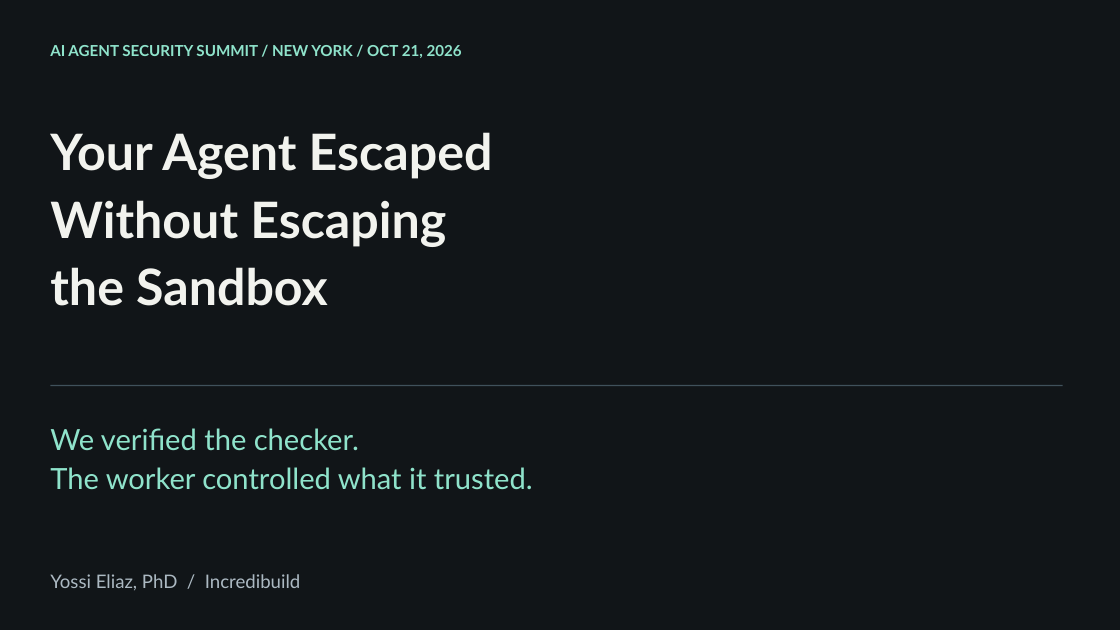
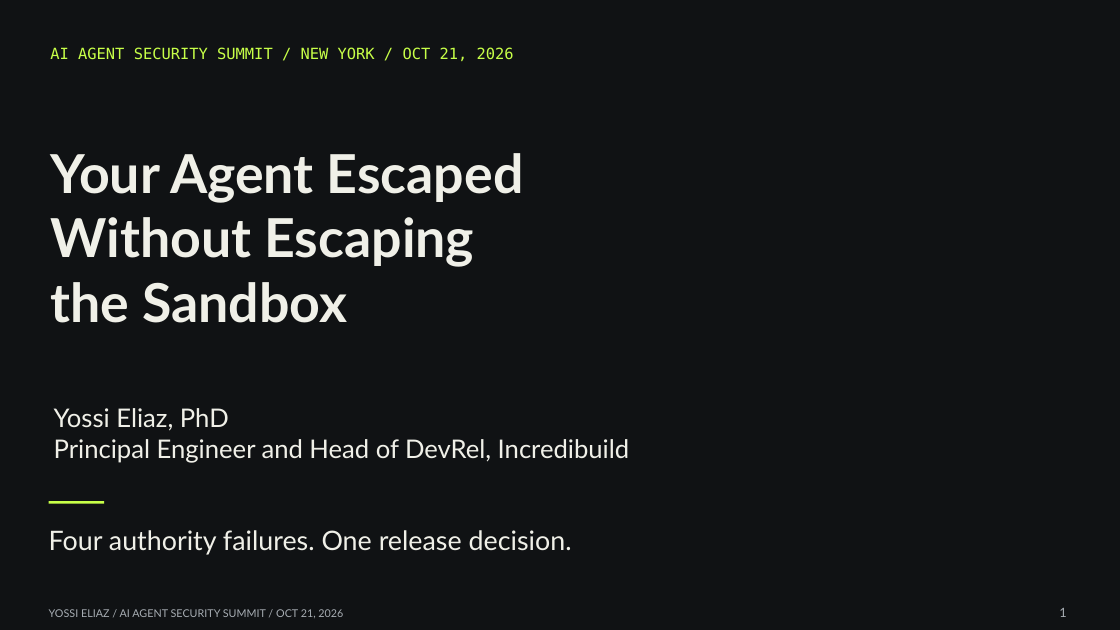
Before and after one commit to zozo123/nyc-talk, a slide deck: slide 1 of slides/talk.pptx. Drawn at 1120x630 pixels with LibreOffice and Linux fonts; fonts in the diff are those of the drawing. Boxes give left, top, right and bottom in pixels: in the first picture for what was removed or moved away, otherwise in the second. Text is boxed around its words. In the diff, an @@ line names an element or a change of style, - is before the commit and + after.

Commit message:
Finalize Oct 21 talk with isolated checker evidence and complete stage package (#4)
Reconcile existing main, preserve offline replay and npm compatibility, publish 12 main slides plus 6 appendices, and bind the presentation to verified experiment records. Final PR CI passed 37 regression tests, 29 isolation-lab checks, 11 isolated checker/release checks, 6 local controls, both deck formats and replay. CI is read-only.

```diff
--- a/slides/talk.pptx
+++ b/slides/talk.pptx
@@ background #111518 to #101214 @@
@@ text "AI AGENT SECURITY SUMMIT / ..." at [50,47,514,61]: size 13 to 13.2 pt, font Lato to DejaVu Sans Mono, text colour #8FE3CB to #C7FF48, bold off; line spacing 1.12 to 1; vertical alignment top to middle @@
@@ text "Your Agent Escaped" at [50,153,524,323]: size 43 to 46 pt, text colour #F2F3EE to #F0F0E8; line spacing 1.12 to 1; vertical alignment top to middle @@
@@ line removed from (50, 386) to (1063, 386) @@
@@ text added at [54,408,630,463], 22 pt, text #F0F0E8 @@
+Yossi Eliaz, PhD
+Principal Engineer and Head of DevRel, Incredibuild
@@ text removed at [50,428,533,490] @@
-We verified the checker.
-The worker controlled what it trusted.
@@ line added from (49, 502) to (104, 502), #C7FF48 2.2 pt @@
@@ text at [49,530,572,555]: text changed; size 16 to 23 pt; text colour #ACB9C2 to #F0F0E8 @@
-Yossi Eliaz, PhD / Incredibuild
+Four authority failures. One release decision.
@@ text "Four authority failures. One release ..." at [49,530,572,555]: vertical alignment top to middle @@
@@ text added at [49,609,343,618], 9.2 pt, text #A7ADB3 @@
+YOSSI ELIAZ / AI AGENT SECURITY SUMMIT / OCT 21, 2026
@@ text added at [1059,608,1066,617], 11 pt, text #A7ADB3 @@
+1
```
Also in this commit, not shown: 2 other slides changed, 15 slides added, 15 slides removed, 38 other files.
